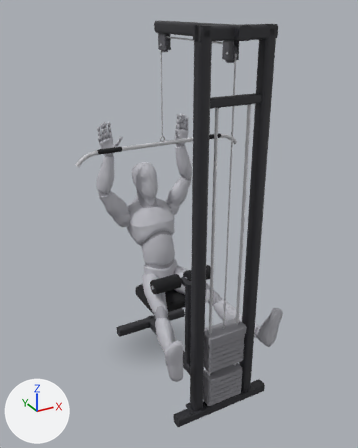
The glTF model app/src/main/assets/mannequins/2_grip_lat_pulldown_wide.glb as it was, and as the next commit left it.
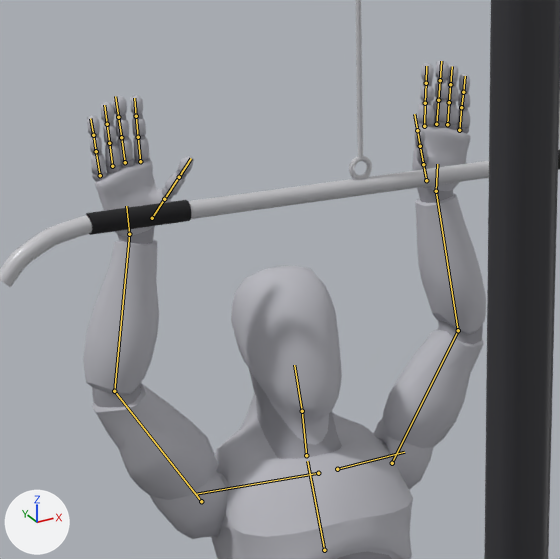
There are two pictures of each version: one whole from a 50 mm camera at (-1.49, -2.95, 2.47) aimed at (-0.01, -0.28, 1.13), one close up on the part from 21% to 59% of the width and 22% to 52% of the height. Lighting does not change. The marker at lower left points along +X, +Y and +Z. The older version's two pictures come first. Both versions are drawn at frame 0 of the action 'lowering'; the numbers are the values there. The bones that change, and the others that lie on the model, are drawn over the model as lines in the close-ups.

In view in the first close-up: 'body', 'body_1', 'cable_0', 'cable_27', 'cable_handle_0', 'cable_handle_1', 'cable_handle_2' and 1 more.
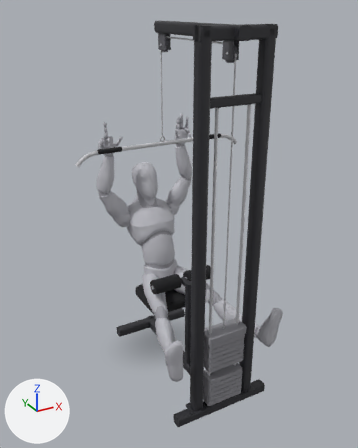
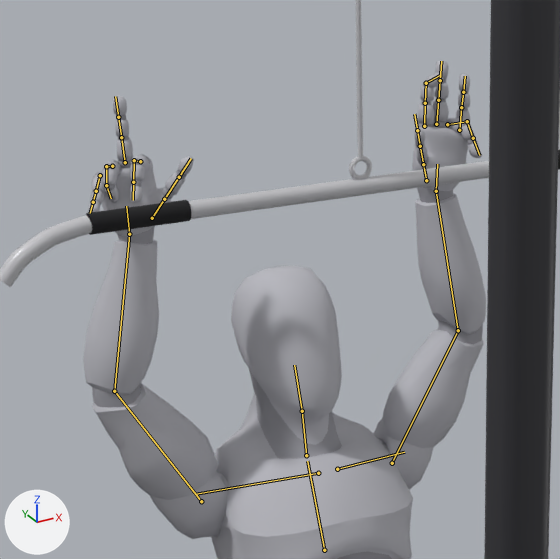
What differs and where, as boxes [x1, y1, x2, y2] in the close-ups (560 x 559 px):
'body', posed
    both: [83, 61, 486, 559]
'body_1', posed
    before: [90, 77, 483, 559]
    after: [92, 78, 483, 559]
bone 'index_03_l', root to tip
    before: (426, 83) to (426, 66)
    after: (426, 83) to (439, 75)
bone 'ring_01_l', root to tip
    before: (447, 124) to (449, 102)
    after: (447, 124) to (467, 121)
bone 'ring_02_l', root to tip
    before: (449, 102) to (450, 84)
    after: (467, 121) to (473, 138)
bone 'index_01_r', root to tip
    before: (140, 161) to (138, 137)
    after: (140, 161) to (134, 160)
bone 'index_02_r', root to tip
    before: (138, 137) to (136, 116)
    after: (134, 160) to (133, 182)
bone 'pinky_01_r', root to tip
    before: (100, 175) to (96, 151)
    after: (100, 175) to (96, 191)
bone 'ring_01_r', root to tip
    before: (112, 166) to (109, 143)
    after: (112, 166) to (106, 166)
bone 'ring_02_r', root to tip
    before: (109, 143) to (107, 124)
    after: (106, 166) to (106, 185)
bone 'ring_03_r', root to tip
    before: (107, 124) to (104, 105)
    after: (106, 185) to (111, 198)

Edits to the bpy script that builds the scene:
```text
Change bone_index_03_l:
    where bone_index_03_l = bpy.data.objects['Armature'].pose.bones['index_03_l']  # child of 'index_02_l'
    bone_index_03_l.rotation_quaternion: (1.0, 0.0, 0.0, 0.0) -> (0.876, 0.393, 0.0, -0.278)  # degrees (0, 0, 0) -> degrees (45, 13, -30)
Change bone_ring_01_l:
    where bone_ring_01_l = bpy.data.objects['Armature'].pose.bones['ring_01_l']  # child of 'hand_l'
    bone_ring_01_l.rotation_quaternion: (1.0, 0.0, 0.0, 0.0) -> (0.801, 0.49, 0.0, -0.345)  # degrees (0, 0, 0) -> degrees (56, 20, -36)
Change bone_ring_02_l:
    where bone_ring_02_l = bpy.data.objects['Armature'].pose.bones['ring_02_l']  # child of 'ring_01_l'
    bone_ring_02_l.rotation_quaternion: (1.0, 0.0, 0.0, 0.0) -> (0.772, 0.519, 0.0, -0.366)  # degrees (0, 0, 0) -> degrees (60, 22, -38)
Change bone_index_01_r:
    where bone_index_01_r = bpy.data.objects['Armature'].pose.bones['index_01_r']  # child of 'hand_r'
    bone_index_01_r.rotation_quaternion: (1.0, 0.0, 0.0, 0.0) -> (0.802, 0.487, 0.0, 0.344)  # degrees (0, 0, 0) -> degrees (56, -20, 36)
Change bone_index_02_r:
    where bone_index_02_r = bpy.data.objects['Armature'].pose.bones['index_02_r']  # child of 'index_01_r'
    bone_index_02_r.rotation_quaternion: (1.0, 0.0, 0.0, 0.0) -> (0.774, 0.517, 0.0, 0.365)  # degrees (0, 0, 0) -> degrees (60, -22, 38)
Change bone_pinky_01_r:
    where bone_pinky_01_r = bpy.data.objects['Armature'].pose.bones['pinky_01_r']  # child of 'hand_r'
    bone_pinky_01_r.rotation_quaternion: (1.0, 0.0, 0.0, 0.0) -> (0.573, 0.671, 0.0, 0.471)  # degrees (0, 0, 0) -> degrees (83, -39, 44)
Change bone_ring_01_r:
    where bone_ring_01_r = bpy.data.objects['Armature'].pose.bones['ring_01_r']  # child of 'hand_r'
    bone_ring_01_r.rotation_quaternion: (1.0, 0.0, 0.0, 0.0) -> (0.801, 0.49, 0.0, 0.345)  # degrees (0, 0, 0) -> degrees (56, -20, 36)
Change bone_ring_02_r:
    where bone_ring_02_r = bpy.data.objects['Armature'].pose.bones['ring_02_r']  # child of 'ring_01_r'
    bone_ring_02_r.rotation_quaternion: (1.0, 0.0, 0.0, 0.0) -> (0.772, 0.519, 0.0, 0.366)  # degrees (0, 0, 0) -> degrees (60, -22, 38)
Change bone_ring_03_r:
    where bone_ring_03_r = bpy.data.objects['Armature'].pose.bones['ring_03_r']  # child of 'ring_02_r'
    bone_ring_03_r.rotation_quaternion: (1.0, 0.0, 0.0, 0.0) -> (0.875, 0.395, 0.0, 0.278)  # degrees (0, 0, 0) -> degrees (45, -13, 30)
```
